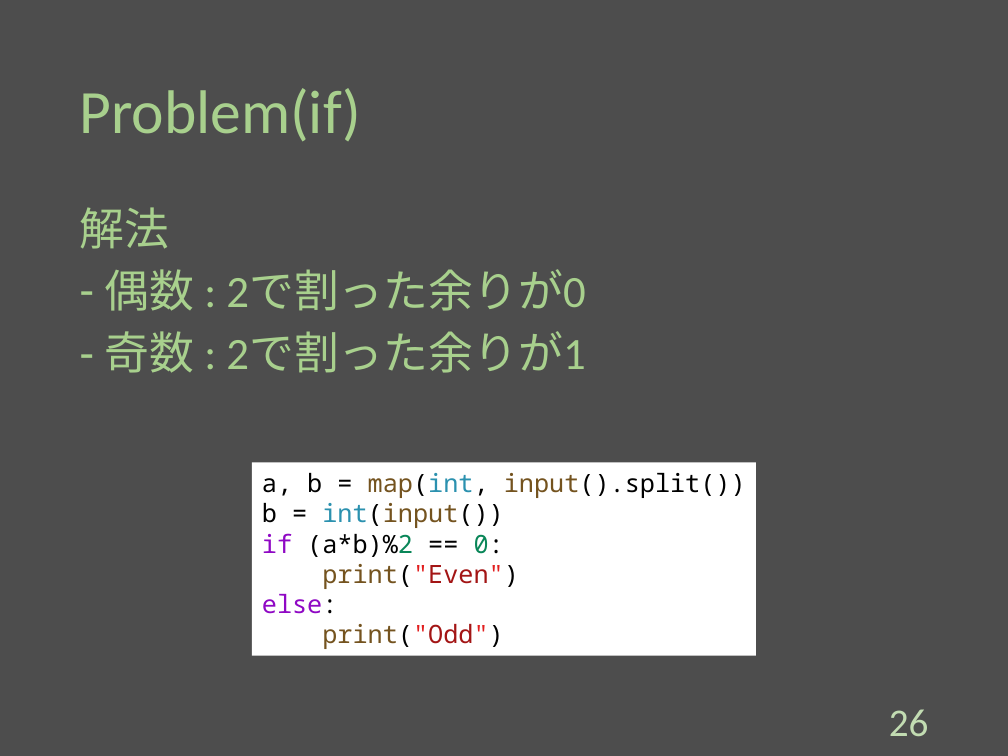
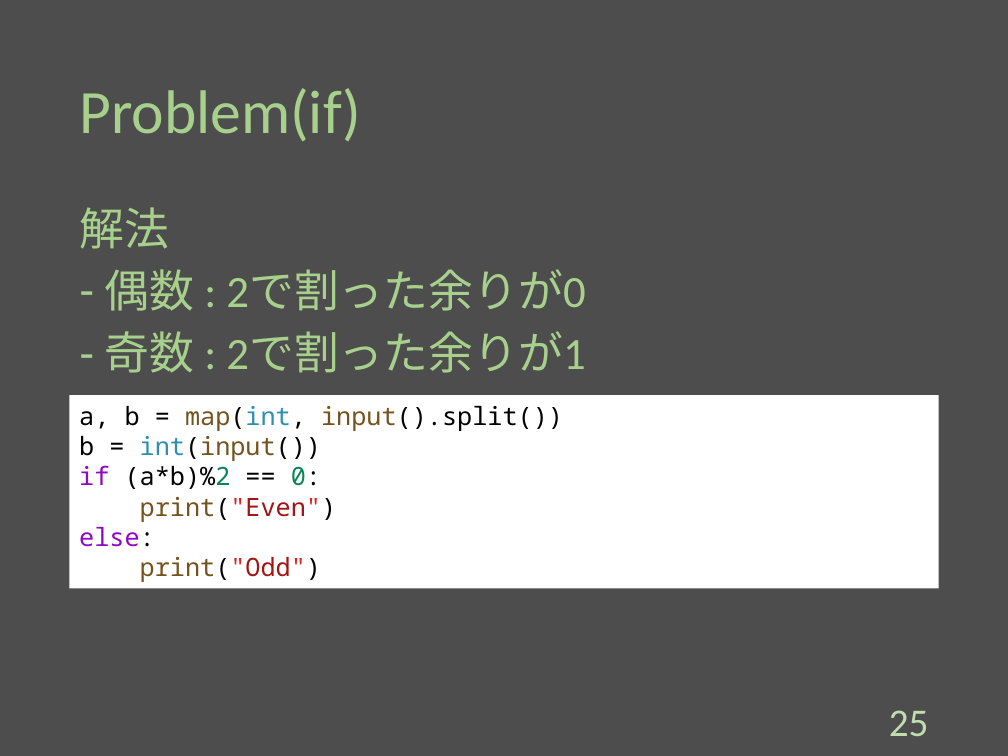
Before and after one commit to Melbeck777/program_seminar, a slide deck: slide 26 of ProgramSlide.pptx (slide 27 before the commit). Drawn at 1008x756 pixels with LibreOffice and Linux fonts; fonts in the diff are those of the drawing. Boxes give left, top, right and bottom in pixels: in the first picture for what was removed or moved away, otherwise in the second. Text is boxed around its words. In the diff, an @@ line names an element or a change of style, - is before the commit and + after.

```diff
--- a/ProgramSlide.pptx
+++ b/ProgramSlide.pptx
@@ rectangle "a, b = map(int, input().split())": place and size @@
-rectangle "a, b = map(int, input().split())" at (252, 463, 756, 656)
+rectangle "a, b = map(int, input().split())" at (70, 395, 938, 589)
@@ page number at (889, 710, 929, 736): text changed @@
-26
+25
```
Also in this commit, not shown: 15 other slides changed, 1 slide removed.
